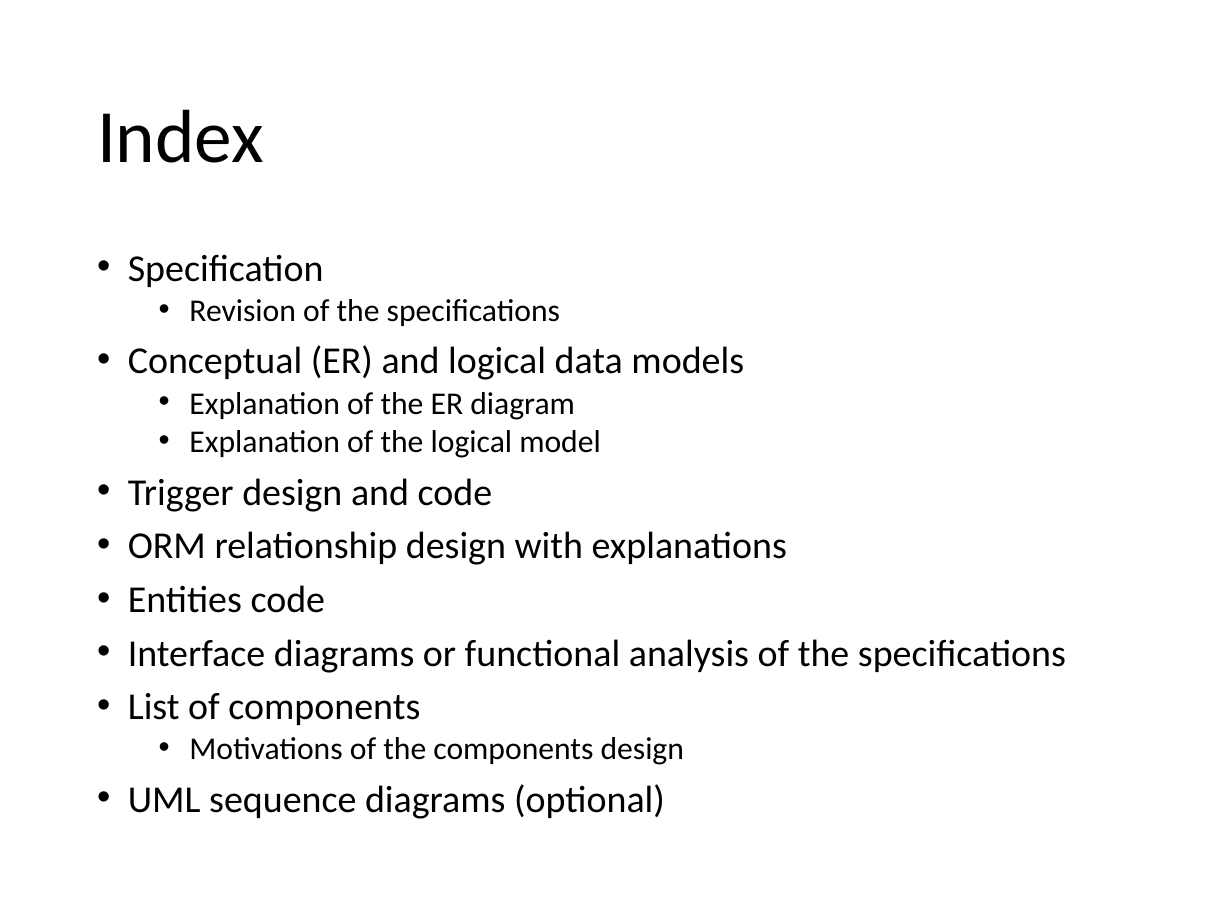
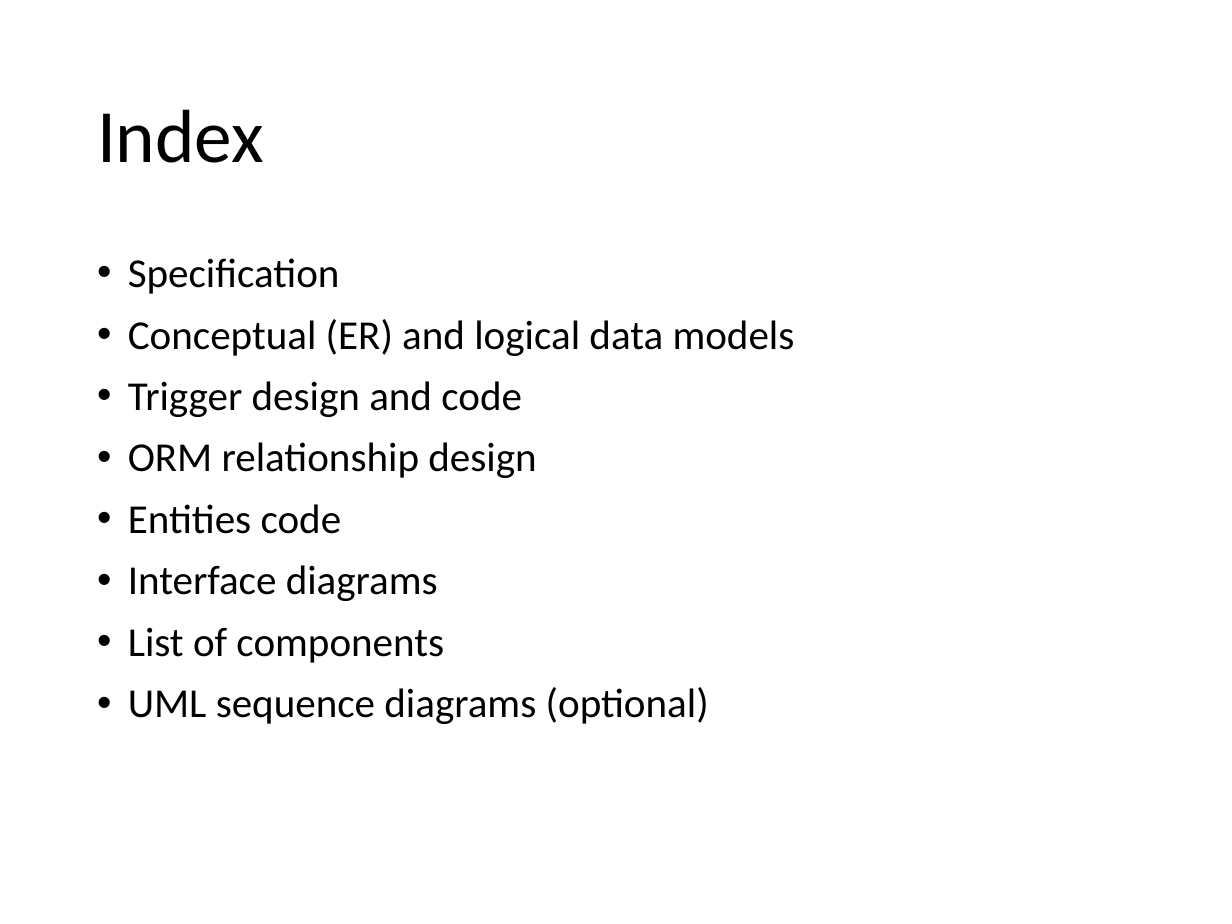
Before and after one commit to marcozetaa/TelcoService, a slide deck: slide 2 of UML/Presentation .pptx. Drawn at 1232x924 pixels with LibreOffice and Linux fonts; fonts in the diff are those of the drawing. Boxes give left, top, right and bottom in pixels: in the first picture for what was removed or moved away, otherwise in the second. Text is boxed around its words. In the diff, an @@ line names an element or a change of style, - is before the commit and + after.

Commit message:
Triggers and Tables fixed

```diff
--- a/UML/Presentation .pptx
+++ b/UML/Presentation .pptx
@@ text at <box>128,258,795,724</box>: size 22.2 to 24 pt in "Specification", "Conceptual (ER) and logical data models", "Trigger design and code", "Entities code" and 2 more places; line spacing 0.8 to 0.9 @@
@@ text at <box>189,299,560,326</box>: paragraph removed @@
-  • Revision of the specifications
@@ text at <box>189,392,601,458</box>: paragraphs removed @@
-  • Explanation of the ER diagram
-  • Explanation of the logical model
@@ text at <box>128,442,536,478</box>: text changed; size 22.2 to 24 pt @@
-• ORM relationship design with explanations
+• ORM relationship design
@@ text at <box>128,565,438,601</box>: text changed; size 22.2 to 24 pt @@
-• Interface diagrams or functional analysis of the specifications
+• Interface diagrams
@@ text at <box>189,737,684,765</box>: paragraph removed @@
-  • Motivations of the components design
```
Also in this commit, not shown: 4 other slides changed, 10 slides added, 11 slides removed, 6 other files.
